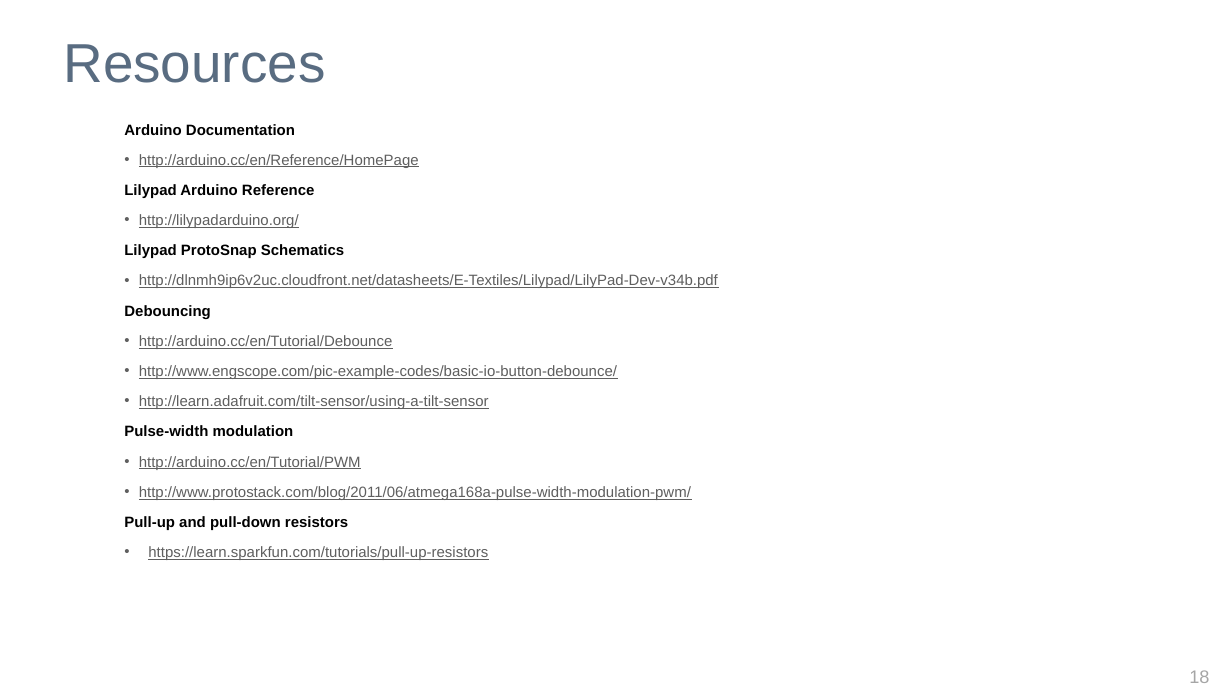
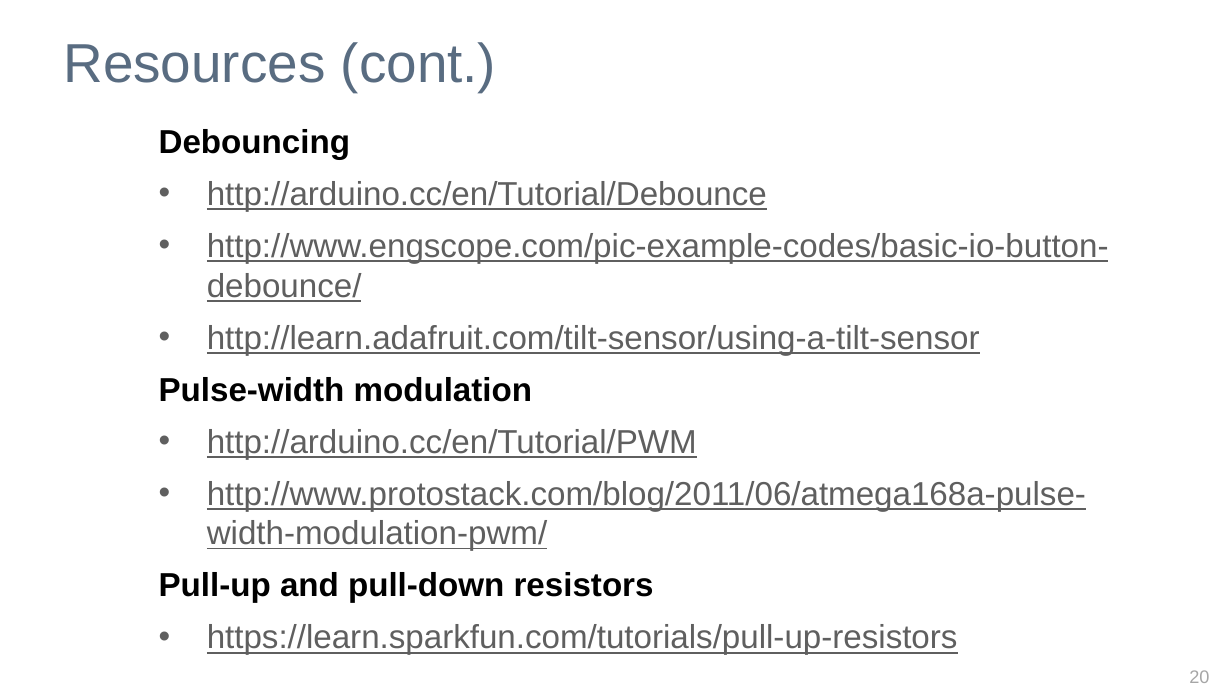
Before and after one commit to outofjungle/YahooOpenHack2013, a slide deck: slide 20 of y-hack-Sunnyvale-2013-workshop.pptx (slide 18 before the commit). Drawn at 1232x693 pixels with LibreOffice and Linux fonts; fonts in the diff are those of the drawing; background and template pictures are left out. Boxes give left, top, right and bottom in pixels: in the first picture for what was removed or moved away, otherwise in the second. Text is boxed around its words. In the diff, an @@ line names an element or a change of style, - is before the commit and + after.

Commit message:
updated resources and setup slide

```diff
--- a/y-hack-Sunnyvale-2013-workshop.pptx
+++ b/y-hack-Sunnyvale-2013-workshop.pptx
@@ title at box(63, 42, 496, 92): text changed @@
-Resources
+Resources (cont.)
@@ text "Debouncing": place and size @@
-text "Debouncing" at box(124, 124, 718, 560)
+text "Debouncing" at box(159, 129, 1109, 655)
@@ text "Debouncing" at box(159, 129, 1109, 655): size 14 to 31 pt; indent changed @@
@@ text at box(124, 124, 718, 288): paragraphs removed @@
-Arduino Documentation
-• http://arduino.cc/en/Reference/HomePage
-Lilypad Arduino Reference
-• http://lilypadarduino.org/
-Lilypad ProtoSnap Schematics
-• http://dlnmh9ip6v2uc.cloudfront.net/datasheets/E-Textiles/Lilypad/LilyPad-Dev-v34b.pdf
@@ page number at box(1189, 670, 1209, 683): text changed @@
-18
+20
```
Also in this commit, not shown: 2 slides added.
